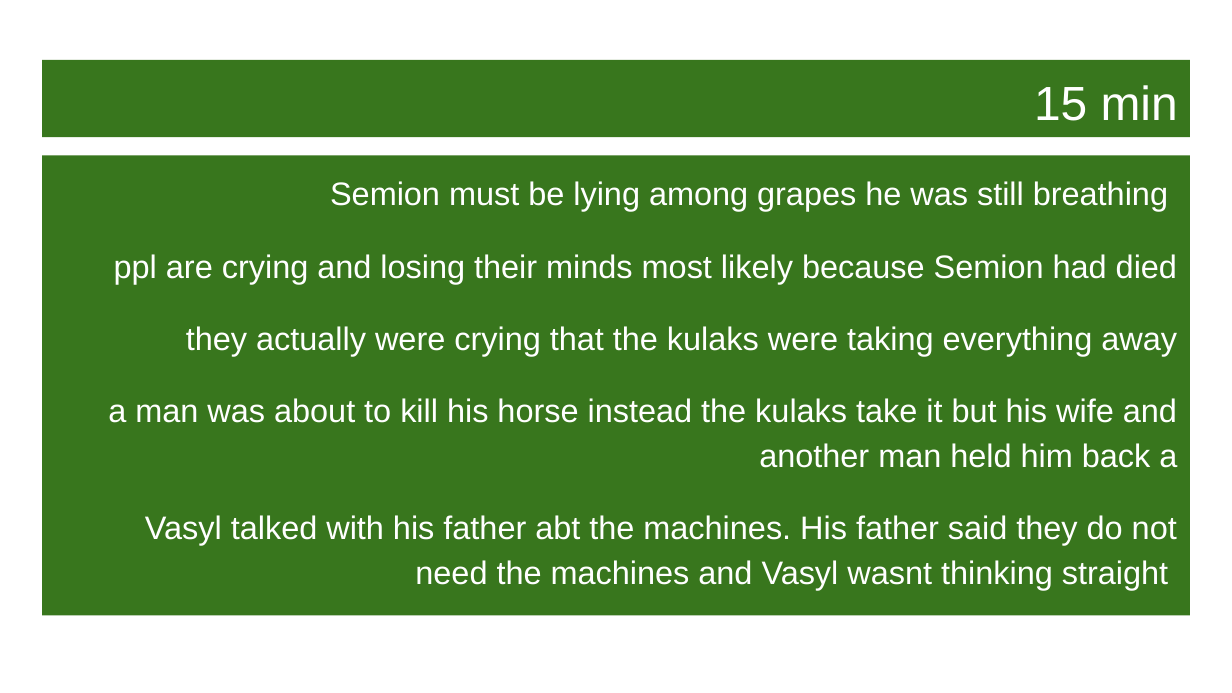
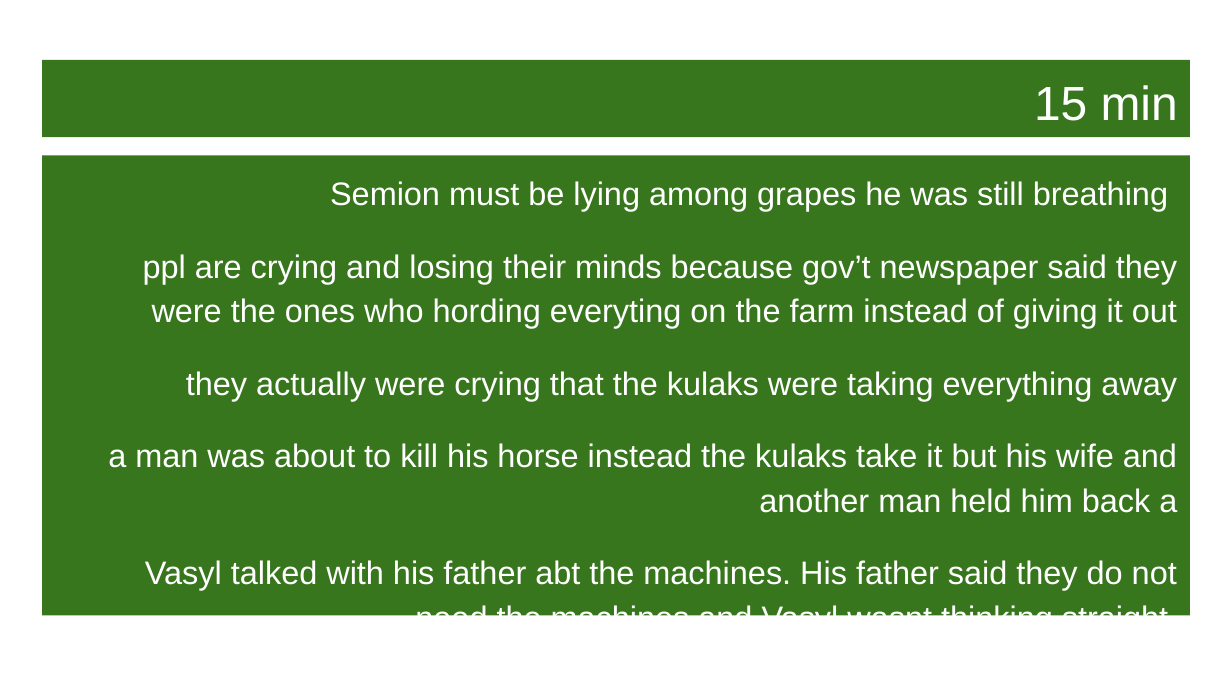
Before and after one commit to MichaelOdumosu57/Spring_2017, a slide deck: slide 21 of Spring 2017 Semester/Music or Arts/ARUS HW/11 ARUS HW/ARUS 280 HW#11 notes.pptx (slide 7 before the commit). Drawn at 1232x693 pixels with LibreOffice and Linux fonts; fonts in the diff are those of the drawing; background and template pictures are left out. Boxes give left, top, right and bottom in pixels: in the first picture for what was removed or moved away, otherwise in the second. Text is boxed around its words. In the diff, an @@ line names an element or a change of style, - is before the commit and + after.

```diff
--- a/Spring 2017 Semester/Music or Arts/ARUS HW/11 ARUS HW/ARUS 280 HW#11 notes.pptx
+++ b/Spring 2017 Semester/Music or Arts/ARUS HW/11 ARUS HW/ARUS 280 HW#11 notes.pptx
@@ text at bbox=[143, 254, 1177, 328]: text changed @@
-ppl are crying and losing their minds most likely because Semion had died
+ppl are crying and losing their minds because gov’t newspaper said they were the ones who hording everyting on the farm instead of giving it out
```
Also in this commit, not shown: 3 other slides changed, 15 slides added, 1 slide removed, 42 other files.
